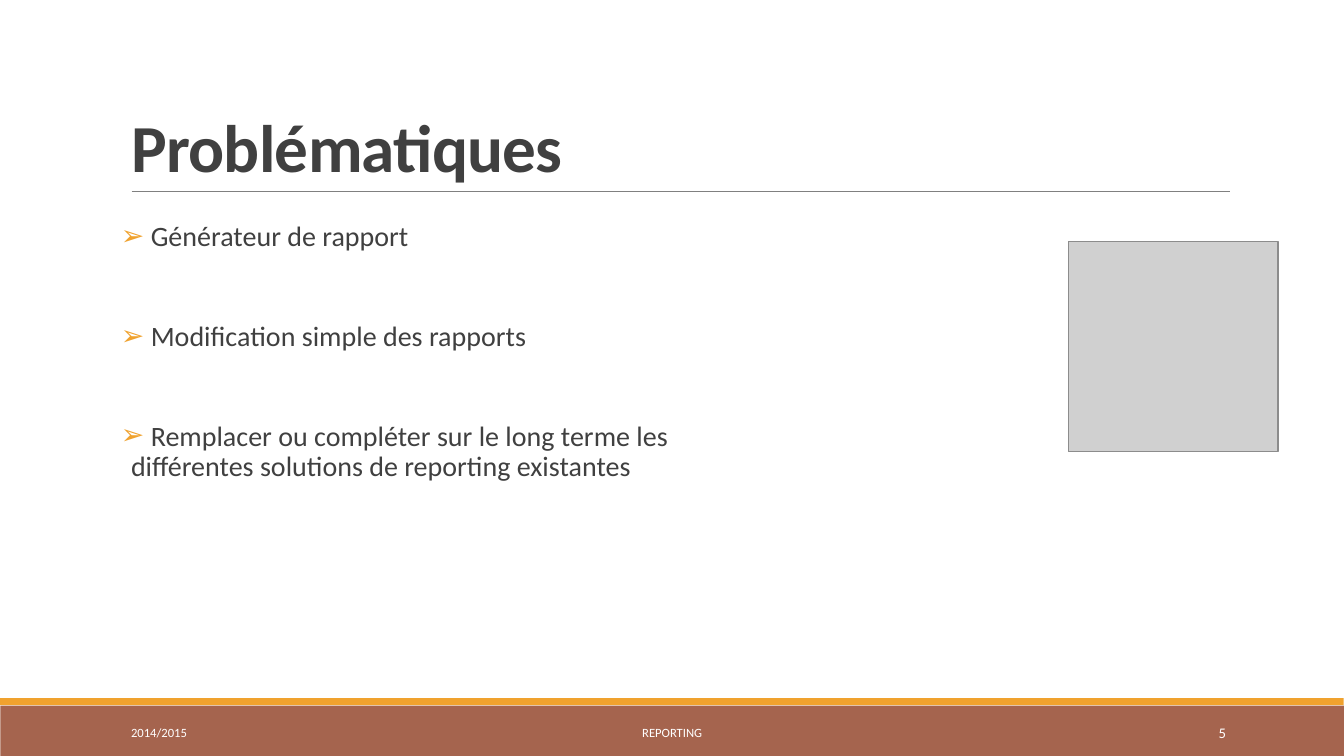
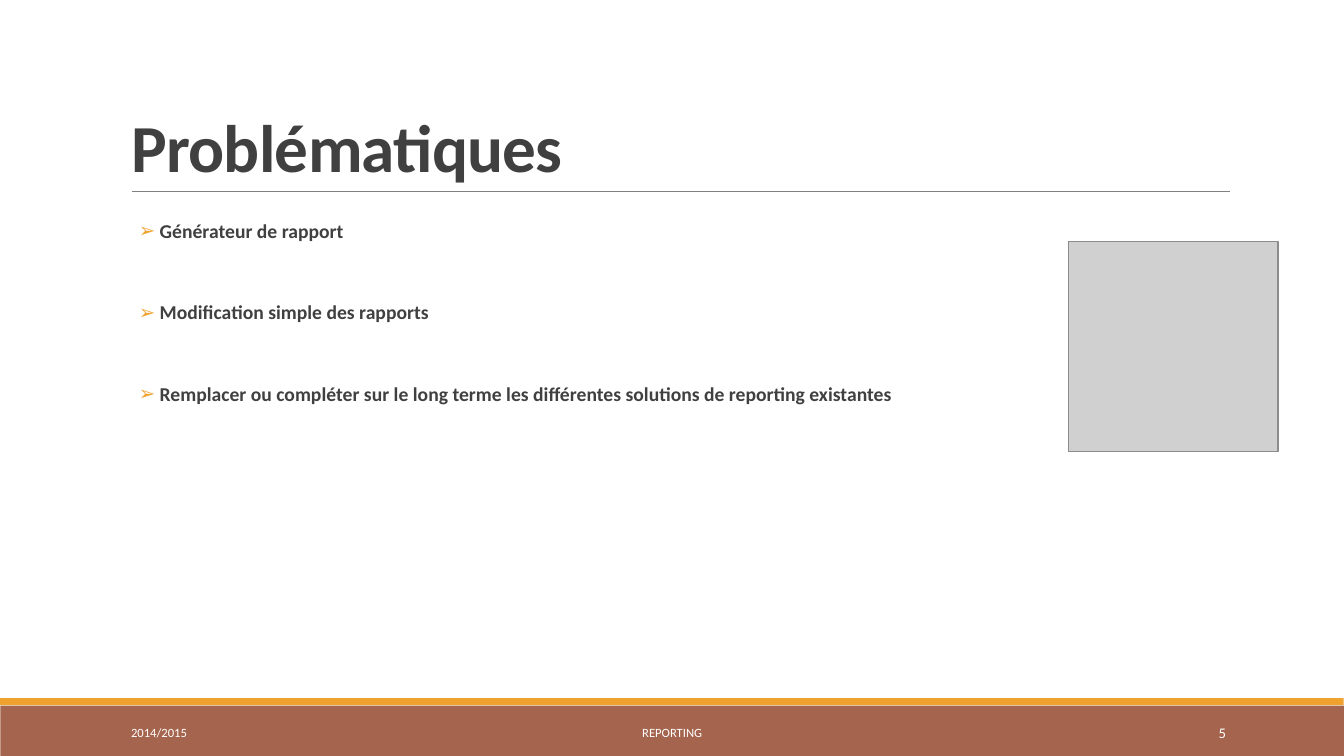
Before and after one commit to seddikouiss/data, a slide deck: slide 5 of RAPORT/Reporting_Presentation_V2.pptx. Drawn at 1344x756 pixels with LibreOffice and Linux fonts; fonts in the diff are those of the drawing; grey boxes stand for pictures. Boxes give left, top, right and bottom in pixels: in the first picture for what was removed or moved away, otherwise in the second. Text is boxed around its words. In the diff, an @@ line names an element or a change of style, - is before the commit and + after.

```diff
--- a/RAPORT/Reporting_Presentation_V2.pptx
+++ b/RAPORT/Reporting_Presentation_V2.pptx
@@ text "Générateur de rapport": place and size @@
-text "Générateur de rapport" at [131, 226, 667, 481]
+text "Générateur de rapport" at [160, 224, 891, 405]
@@ text "Générateur de rapport" at [160, 224, 891, 405]: size 20 to 14 pt, bold on @@
```
Also in this commit, not shown: 17 other slides changed, 1 other file.
